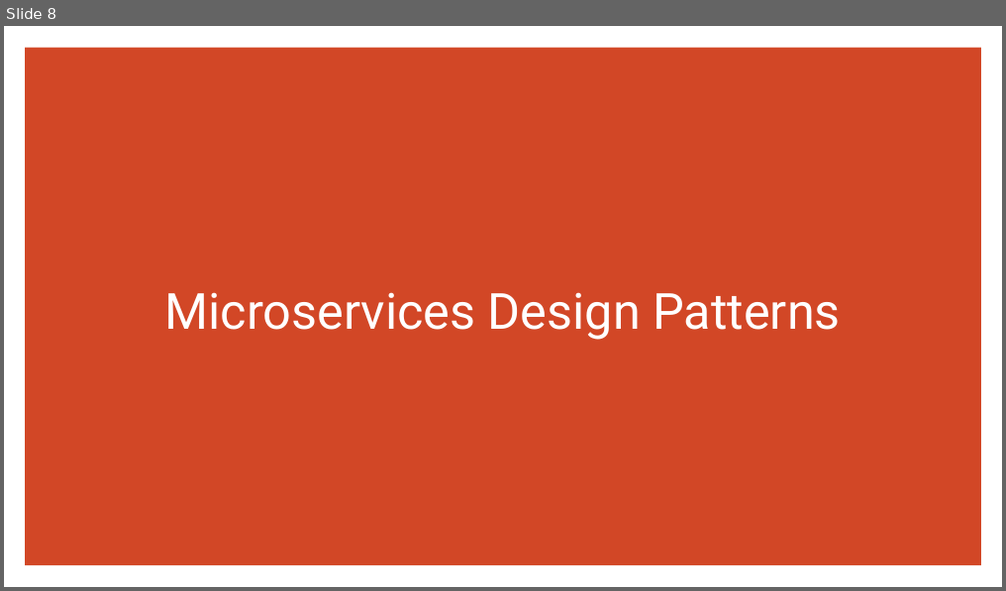
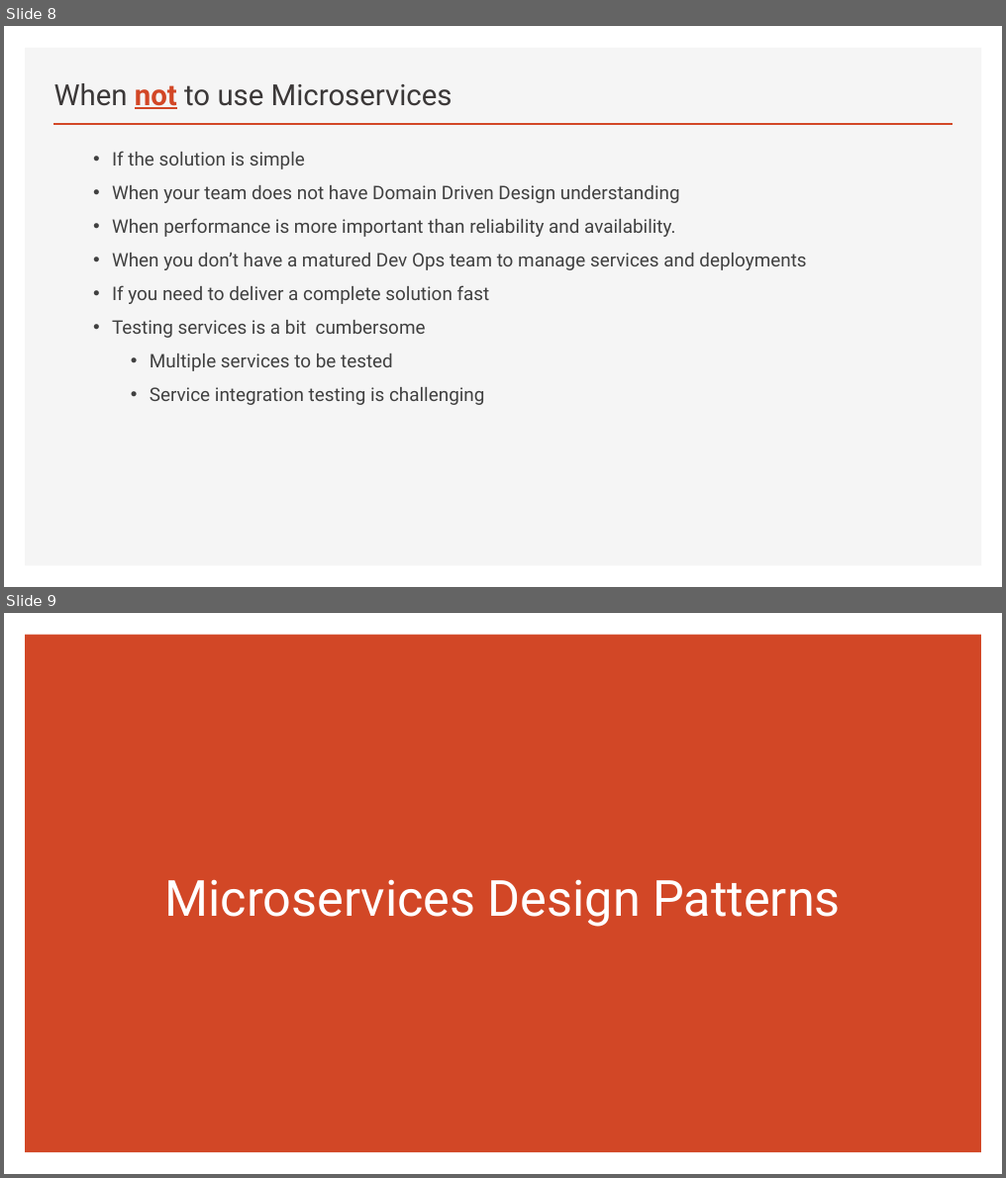
Before and after one commit to brianperera/EasyMaintain, a slide deck: Documents/MicroServices.pptx. Shown one above the other, each under a label of ours: slide 8 before the commit, slides 8 and 9 after it. The pictures are 1006x591 and 1006x1178 pixels, drawn with LibreOffice and Linux fonts; fonts in the diff are those of the drawing. Boxes give left, top, right and bottom in pixels: in the first picture for what was removed or moved away, otherwise in the second. Text is boxed around its words. In the diff, an @@ line names an element or a change of style, - is before the commit and + after.

```diff
--- a/Documents/MicroServices.pptx
+++ b/Documents/MicroServices.pptx
@@ slide 8 added at (4, 26, 1002, 587), background #FFFFFF @@
@@ rectangle added at (25, 48, 982, 567), fill #F5F5F5 @@
@@ title added at (54, 83, 452, 109), 28 pt, text #3B3838 @@
+When not to use Microservices
@@ line added from (54, 124) to (952, 124), #D24726 2 pt @@
@@ text added at (112, 151, 806, 405), 18 pt, text #404040 @@
+  • If the solution is simple
+  • When your team does not have Domain Driven Design understanding
+  • When performance is more important than reliability and availability.
+  • When you don’t have a matured Dev Ops team to manage services and deployments
+  • If you need to deliver a complete solution fast
+  • Testing services is a bit cumbersome
+    • Multiple services to be tested
+    • Service integration testing is challenging
@@ what was slide 8 is now slide 9 @@
```
Also in this commit, not shown: 8 slides changed, 1 other slide added.
